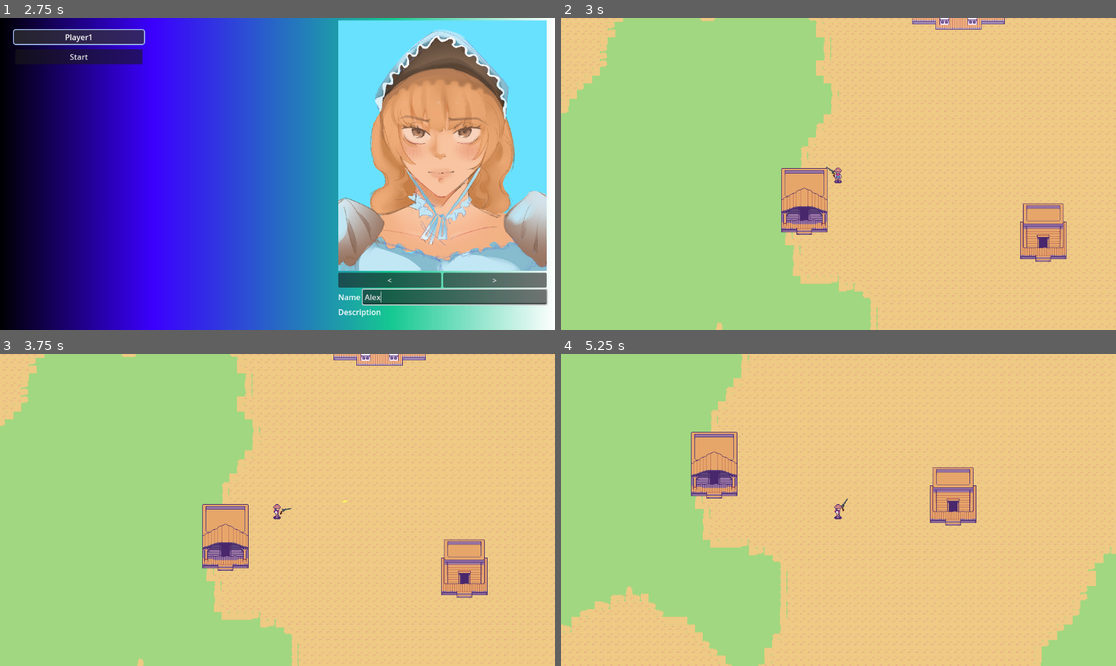
Above: before the commit, frames 1-4 (two rows, left to right).
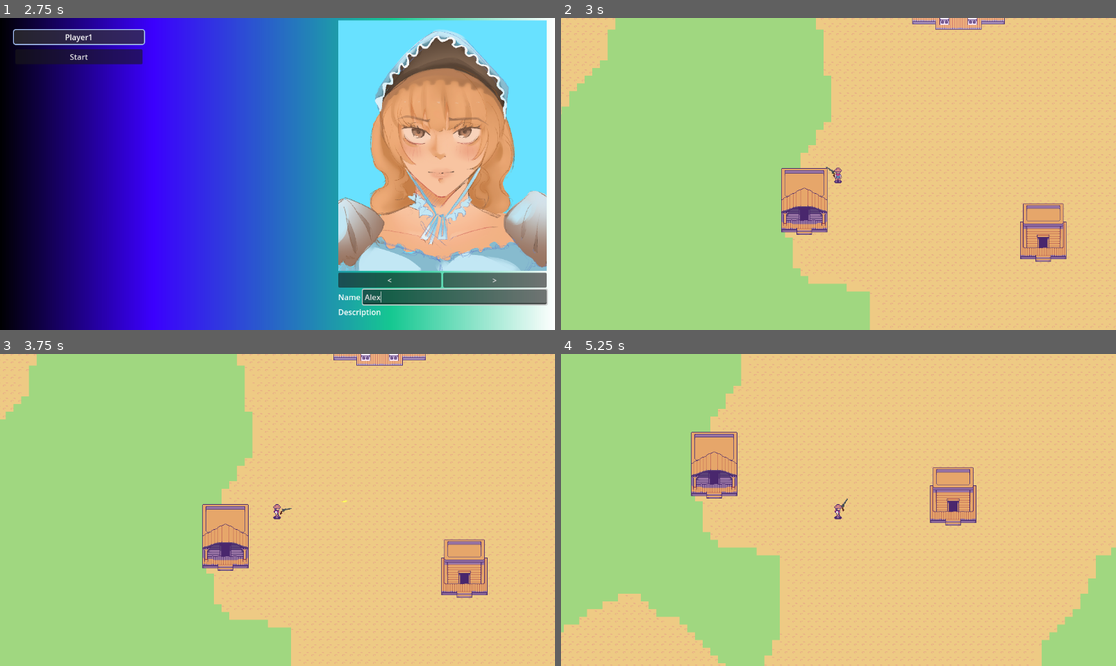
Above: after the commit, the same moments.

Repository: AugustanaCSC490Spring2025/Trail
Game: Godot game, scene res://Scenes/game.tscn
Two runs of this game, one before a commit and one after it. Both use one fixed random seed, a clock stepped at 60 frames per second and the inputs below.
Inputs (mouse positions are in pixels of both pictures, inside the frame that each line leads up to):
- Up to frame 1 (2.75 s): click (233, 136) at 0.52 s; type "12" at 0.6 s; click "Create Lobby" at 1.25 s; click (455, 295) at 2.02 s; type "Alex" at 2.1 s
- Up to frame 2 (3 s): click "Start" at 2.75 s
- Up to frame 3 (3.75 s): tap Enter at 3.5 s; move the mouse to (399, 494) at 3.52 s; hold D (move right) from 3.53 s (still down); click (399, 494) at 3.6 s
- Up to frame 4 (5.25 s): move the mouse to (727, 525) at 4.27 s; release D (move right) at 4.28 s; hold S (move down) 4.28-5.03 s; tap Mouse wheel down (zoom_in) at 4.35 s; move the mouse to (894, 441) at 5.02 s; hold D (move right) from 5.03 s (still down); tap Mouse wheel up (zoom_out) at 5.1 s

Frame 1 is identical in both runs. In frame 2, 0.9% of the frame differs, in the area x 0-58%, y 0-100%; in frame 3, 0.8%; in frame 4, 1.3%, in the area x 0-100%, y 0-100%.

Commit message:
Fixed a bit of the terrain

Diff:
--- a/Scenes/Map.tscn
+++ b/Scenes/Map.tscn
@@ -505,43 +505,16 @@
 46:32/0 = 0
 47:32/0 = 0
 2:33/0 = 0
-2:33/0/terrain_set = 1
-2:33/0/terrain = 0
-2:33/0/terrains_peering_bit/right_side = 0
-2:33/0/terrains_peering_bit/bottom_side = 0
 2:33/0/custom_data_0 = true
 3:33/0 = 0
-3:33/0/terrain_set = 1
-3:33/0/terrain = 0
-3:33/0/terrains_peering_bit/right_side = 0
-3:33/0/terrains_peering_bit/left_side = 0
 3:33/0/custom_data_0 = true
 4:33/0 = 0
-4:33/0/terrain_set = 1
-4:33/0/terrain = 0
-4:33/0/terrains_peering_bit/bottom_side = 0
-4:33/0/terrains_peering_bit/left_side = 0
 4:33/0/custom_data_0 = true
 7:33/0 = 0
-7:33/0/terrain_set = 1
-7:33/0/terrain = 0
-7:33/0/terrains_peering_bit/bottom_side = 0
 7:33/0/custom_data_0 = true
 11:33/0 = 0
-11:33/0/terrain_set = 1
-11:33/0/terrain = 0
-11:33/0/terrains_peering_bit/right_side = 0
-11:33/0/terrains_peering_bit/bottom_side = 0
 12:33/0 = 0
-12:33/0/terrain_set = 1
-12:33/0/terrain = 0
-12:33/0/terrains_peering_bit/right_side = 0
-12:33/0/terrains_peering_bit/left_side = 0
 13:33/0 = 0
-13:33/0/terrain_set = 1
-13:33/0/terrain = 0
-13:33/0/terrains_peering_bit/bottom_side = 0
-13:33/0/terrains_peering_bit/left_side = 0
 16:33/0 = 0
 16:33/0/terrain_set = 0
 16:33/0/terrain = 0
@@ -577,34 +550,12 @@
 46:33/0 = 0
 47:33/0 = 0
 2:34/0 = 0
-2:34/0/terrain_set = 1
-2:34/0/terrain = 0
-2:34/0/terrains_peering_bit/bottom_side = 0
-2:34/0/terrains_peering_bit/top_side = 0
 4:34/0 = 0
-4:34/0/terrain_set = 1
-4:34/0/terrain = 0
-4:34/0/terrains_peering_bit/bottom_side = 0
-4:34/0/terrains_peering_bit/top_side = 0
 6:34/0 = 0
-6:34/0/terrain_set = 1
 7:34/0 = 0
-7:34/0/terrain_set = 1
-7:34/0/terrain = 0
-7:34/0/terrains_peering_bit/bottom_side = 0
-7:34/0/terrains_peering_bit/top_side = 0
 8:34/0 = 0
-8:34/0/terrain_set = 1
 11:34/0 = 0
-11:34/0/terrain_set = 1
-11:34/0/terrain = 0
-11:34/0/terrains_peering_bit/bottom_side = 0
-11:34/0/terrains_peering_bit/top_side = 0
 13:34/0 = 0
-13:34/0/terrain_set = 1
-13:34/0/terrain = 0
-13:34/0/terrains_peering_bit/bottom_side = 0
-13:34/0/terrains_peering_bit/top_side = 0
 15:34/0 = 0
 15:34/0/terrain_set = 0
 15:34/0/terrain = 0
@@ -662,48 +613,17 @@
 42:34/0 = 0
 43:34/0 = 0
 2:35/0 = 0
-2:35/0/terrain_set = 1
-2:35/0/terrain = 0
-2:35/0/terrains_peering_bit/right_side = 0
-2:35/0/terrains_peering_bit/top_side = 0
 2:35/0/custom_data_0 = true
 3:35/0 = 0
-3:35/0/terrain_set = 1
-3:35/0/terrain = 0
-3:35/0/terrains_peering_bit/right_side = 0
-3:35/0/terrains_peering_bit/left_side = 0
 4:35/0 = 0
-4:35/0/terrain_set = 1
-4:35/0/terrain = 0
-4:35/0/terrains_peering_bit/left_side = 0
-4:35/0/terrains_peering_bit/top_side = 0
 4:35/0/custom_data_0 = true
 6:35/0 = 0
-6:35/0/terrain_set = 1
 7:35/0 = 0
-7:35/0/terrain_set = 1
-7:35/0/terrain = 0
-7:35/0/terrains_peering_bit/bottom_side = 0
-7:35/0/terrains_peering_bit/top_side = 0
 8:35/0 = 0
-8:35/0/terrain_set = 1
 9:35/0 = 0
-9:35/0/terrain_set = 1
 11:35/0 = 0
-11:35/0/terrain_set = 1
-11:35/0/terrain = 0
-11:35/0/terrains_peering_bit/right_side = 0
-11:35/0/terrains_peering_bit/top_side = 0
 12:35/0 = 0
-12:35/0/terrain_set = 1
-12:35/0/terrain = 0
-12:35/0/terrains_peering_bit/right_side = 0
-12:35/0/terrains_peering_bit/left_side = 0
 13:35/0 = 0
-13:35/0/terrain_set = 1
-13:35/0/terrain = 0
-13:35/0/terrains_peering_bit/left_side = 0
-13:35/0/terrains_peering_bit/top_side = 0
 15:35/0 = 0
 15:35/0/terrain_set = 0
 15:35/0/terrain = 0
@@ -761,7 +681,6 @@
 46:35/0 = 0
 47:35/0 = 0
 6:36/0 = 0
-6:36/0/terrain_set = 1
 7:36/0 = 0
 7:36/0/terrain_set = 1
 7:36/0/terrain = 0
@@ -770,7 +689,6 @@
 8:36/0 = 0
 8:36/0/terrain_set = 1
 9:36/0 = 0
-9:36/0/terrain_set = 1
 15:36/0 = 0
 16:36/0 = 0
 16:36/0/terrain_set = 0
@@ -816,20 +734,9 @@
 46:36/0 = 0
 47:36/0 = 0
 4:37/0 = 0
-4:37/0/terrain_set = 1
-4:37/0/terrain = 0
-4:37/0/terrains_peering_bit/right_side = 0
 4:37/0/custom_data_0 = true
 5:37/0 = 0
-5:37/0/terrain_set = 1
-5:37/0/terrain = 0
-5:37/0/terrains_peering_bit/right_side = 0
-5:37/0/terrains_peering_bit/left_side = 0
 6:37/0 = 0
-6:37/0/terrain_set = 1
-6:37/0/terrain = 0
-6:37/0/terrains_peering_bit/right_side = 0
-6:37/0/terrains_peering_bit/left_side = 0
 7:37/0 = 0
 7:37/0/terrain_set = 1
 7:37/0/terrain = 0
@@ -843,19 +750,8 @@
 8:37/0/terrains_peering_bit/right_side = 0
 8:37/0/terrains_peering_bit/left_side = 0
 9:37/0 = 0
-9:37/0/terrain_set = 1
-9:37/0/terrain = 0
-9:37/0/terrains_peering_bit/right_side = 0
-9:37/0/terrains_peering_bit/left_side = 0
 10:37/0 = 0
-10:37/0/terrain_set = 1
-10:37/0/terrain = 0
-10:37/0/terrains_peering_bit/right_side = 0
-10:37/0/terrains_peering_bit/left_side = 0
 11:37/0 = 0
-11:37/0/terrain_set = 1
-11:37/0/terrain = 0
-11:37/0/terrains_peering_bit/left_side = 0
 11:37/0/custom_data_0 = true
 16:37/0 = 0
 17:37/0 = 0
@@ -876,16 +772,9 @@
 46:37/0 = 0
 47:37/0 = 0
 6:38/0 = 0
-6:38/0/terrain_set = 1
 7:38/0 = 0
-7:38/0/terrain_set = 1
-7:38/0/terrain = 0
-7:38/0/terrains_peering_bit/bottom_side = 0
-7:38/0/terrains_peering_bit/top_side = 0
 8:38/0 = 0
-8:38/0/terrain_set = 1
 9:38/0 = 0
-9:38/0/terrain_set = 1
 15:38/0 = 0
 16:38/0 = 0
 17:38/0 = 0
@@ -915,16 +804,9 @@
 46:38/0 = 0
 47:38/0 = 0
 7:39/0 = 0
-7:39/0/terrain_set = 1
-7:39/0/terrain = 0
-7:39/0/terrains_peering_bit/bottom_side = 0
-7:39/0/terrains_peering_bit/top_side = 0
 42:39/0 = 0
 43:39/0 = 0
 7:40/0 = 0
-7:40/0/terrain_set = 1
-7:40/0/terrain = 0
-7:40/0/terrains_peering_bit/top_side = 0
 7:40/0/custom_data_0 = true
 42:40/0 = 0
 43:40/0 = 0
--- /dev/null
+++ b/Scenes/NetworkPlayer.tscn
@@ -0,0 +1,11 @@
+[gd_scene load_steps=3 format=3 uid="uid://b8r2pila3jx1p"]
+
+[ext_resource type="Script" path="res://Scripts/network_player.gd" id="1_x3rk7"]
+
+[sub_resource type="SceneReplicationConfig" id="SceneReplicationConfig_7r4k4"]
+
+[node name="NetworkPlayer" type="Node"]
+script = ExtResource("1_x3rk7")
+
+[node name="NetworkPlayerSynchronizer" type="MultiplayerSynchronizer" parent="."]
+replication_config = SubResource("SceneReplicationConfig_7r4k4")
Not shown: 1 places in Scenes/PlayerBody.tscn that only renumber resources
